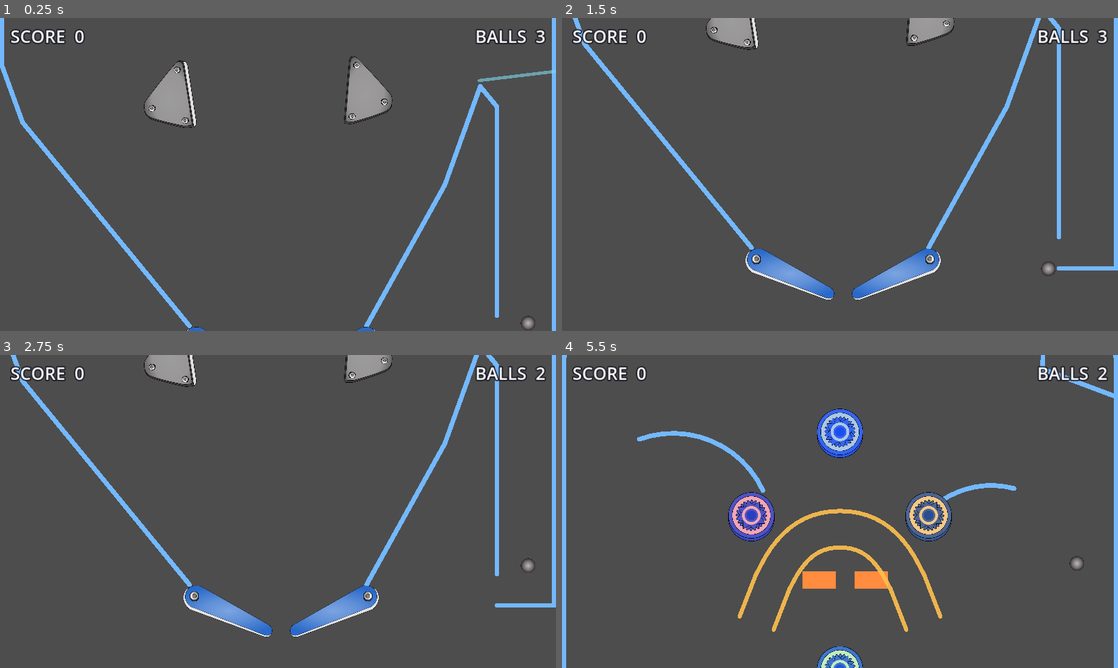
Above: before the commit, frames 1-4 (two rows, left to right).
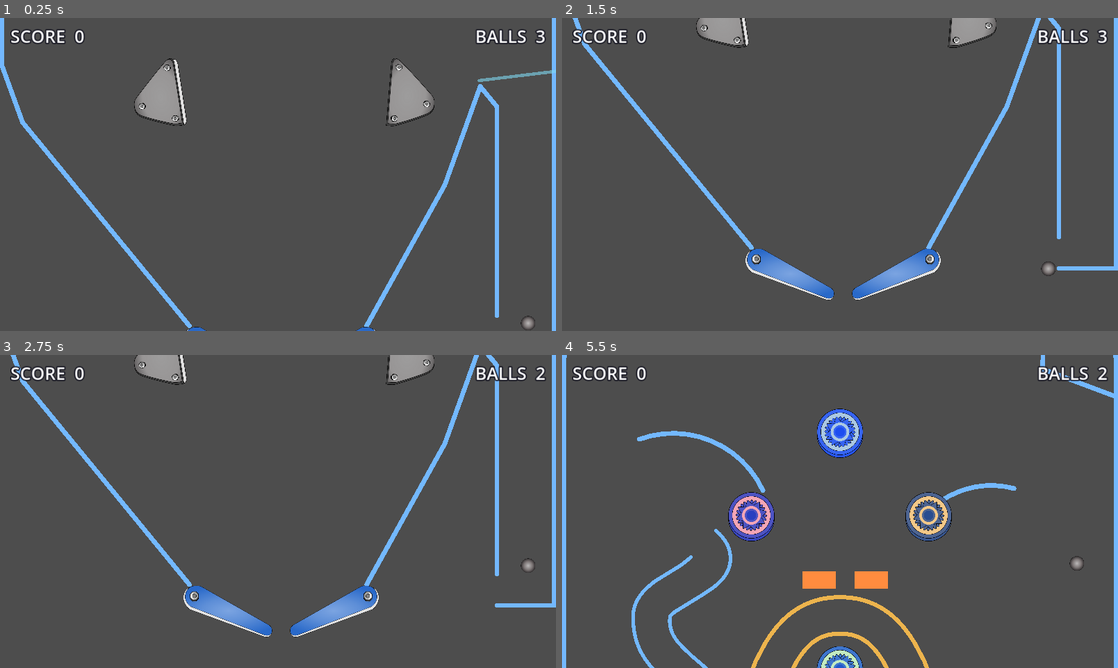
Above: after the commit, the same moments.

Repository: eddieedease/gdpb
Game: Godot game, scene res://scenes/advanced_table.tscn
Same seed, same stepped clock (60 frames per second), same inputs: the game is played once before the commit and once after it. This scene is started directly instead of the project's main scene.
Inputs:
- Up to frame 1 (0.25 s): no input
- Up to frame 2 (1.5 s): tap Enter (restart) at 0.5 s; hold E (nudge_right) 0.53-1.28 s; hold Space (launch) 0.53-1.28 s; hold Down (ui_down) from 1.28 s (still down); tap Space (launch) at 1.35 s
- Up to frame 3 (2.75 s): release Down (ui_down) at 2.03 s; hold E (nudge_right) from 2.03 s (still down); hold Space (launch) from 2.03 s (still down)
- Up to frame 4 (5.5 s): release E (nudge_right) at 2.78 s; release Space (launch) at 2.78 s; hold Up (ui_up) 2.78-3.53 s; tap Space (launch) at 2.85, 4.35 s; hold Space (launch) 3.53-4.28 s; hold A (flipper_left) 3.53-5.03 s; hold Down (ui_down) from 5.03 s (still down); hold Space (launch) from 5.03 s (still down)

The runs differ from the first frame. In frame 1, 3.2% of the frame differs, in the area x 24-79%, y 12-36%; in frame 2, 1.6%; in frame 3, 1.6%; in frame 4, 2.8%.

Commit message:
small layout change

Diff:
--- a/scenes/advanced_table.tscn
+++ b/scenes/advanced_table.tscn
@@ -101,11 +101,11 @@
 
 [node name="Bumper4" parent="." instance=ExtResource("7_t1bve")]
 modulate = Color(0.7, 0.85, 1, 1)
-position = Vector2(505, 1314)
+position = Vector2(416, 1314)
 
 [node name="Bumper5" parent="." instance=ExtResource("7_t1bve")]
 modulate = Color(1, 0.7, 0.8, 1)
-position = Vector2(775, 1314)
+position = Vector2(861, 1314)
 
 [node name="Bumper6" parent="." instance=ExtResource("7_t1bve")]
 modulate = Color(1, 0.85, 0.6, 1)
@@ -113,18 +113,18 @@
 
 [node name="Bumper7" parent="." instance=ExtResource("7_t1bve")]
 modulate = Color(0.8, 1, 0.85, 1)
-position = Vector2(300, 1064)
+position = Vector2(312, 1070)
 
 [node name="Bumper8" parent="." instance=ExtResource("7_t1bve")]
 modulate = Color(0.7, 0.85, 1, 1)
 position = Vector2(980, 1064)
 
 [node name="SlingshotLeft" parent="." instance=ExtResource("9_kus3o")]
-position = Vector2(428, 1961)
+position = Vector2(409, 1957)
 rotation = -1.72514
 
 [node name="SlingshotRight" parent="." instance=ExtResource("10_4c6oi")]
-position = Vector2(816, 1951)
+position = Vector2(897, 1955)
 rotation = -1.48766
 scale = Vector2(1, -1)
 
@@ -215,8 +215,8 @@
 rotation = -0.12
 
 [node name="ExampleRail" parent="." instance=ExtResource("16_rail")]
-position = Vector2(242, 1110)
+position = Vector2(338, 782)
 rotation = -1.5708
 
 [node name="ExampleRamp" parent="." instance=ExtResource("17_ramp")]
-position = Vector2(640, 734)
+position = Vector2(640, 899)
